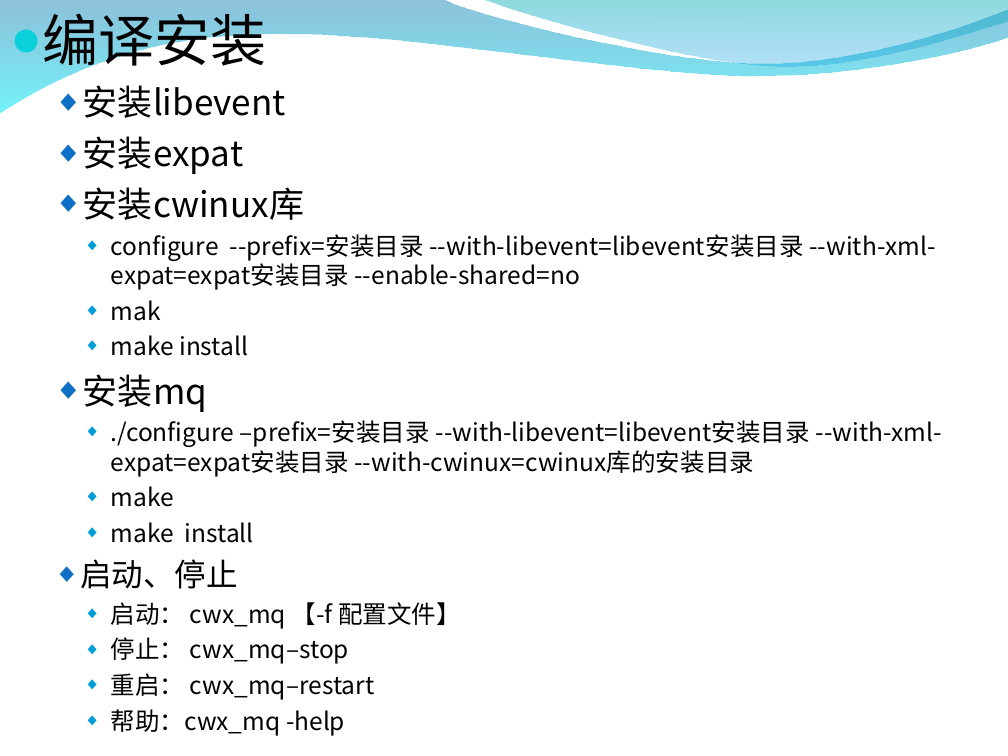
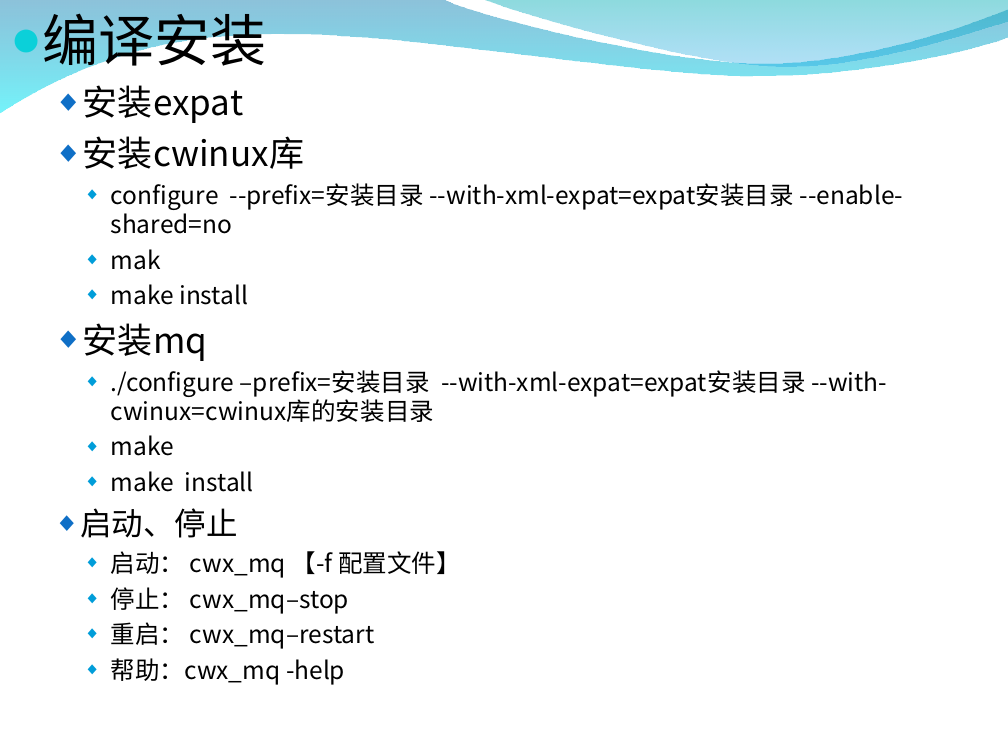
Before and after one commit to zxf1864/cwinux-mq, a slide deck: slide 5 of mq/doc/introduce.ppt. Drawn at 1008x756 pixels with LibreOffice and Linux fonts; fonts in the diff are those of the drawing; background and template pictures are left out. Boxes give left, top, right and bottom in pixels: in the first picture for what was removed or moved away, otherwise in the second. Text is boxed around its words. In the diff, an @@ line names an element or a change of style, - is before the commit and + after.

```diff
--- a/mq/doc/introduce.ppt
+++ b/mq/doc/introduce.ppt
@@ text at <box>83,85,286,118</box>: paragraph removed @@
-  ◆ 安装libevent
@@ text at <box>111,183,904,234</box>: text changed @@
-    ◆ configure --prefix=安装目录 --with-libevent=libevent安装目录 --with-xml-expat=expat安装目录 --enable-shared=no
+    ◆ configure --prefix=安装目录 --with-xml-expat=expat安装目录 --enable-shared=no
@@ text at <box>111,370,887,422</box>: text changed @@
-    ◆ ./configure –prefix=安装目录 --with-libevent=libevent安装目录 --with-xml-expat=expat安装目录 --with-cwinux=cwinux库的安装目录
+    ◆ ./configure –prefix=安装目录 --with-xml-expat=expat安装目录 --with-cwinux=cwinux库的安装目录
```
Also in this commit, not shown: 8 other slides changed, 1 slide added, 1 slide removed, 3 other files.
